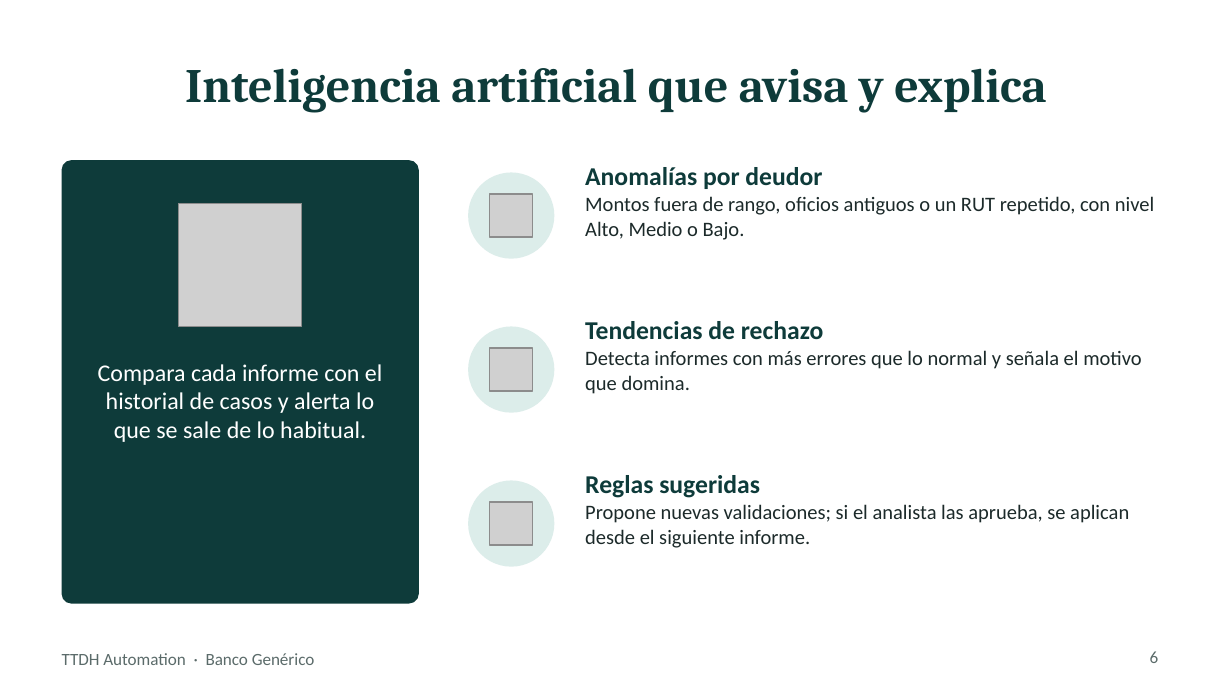
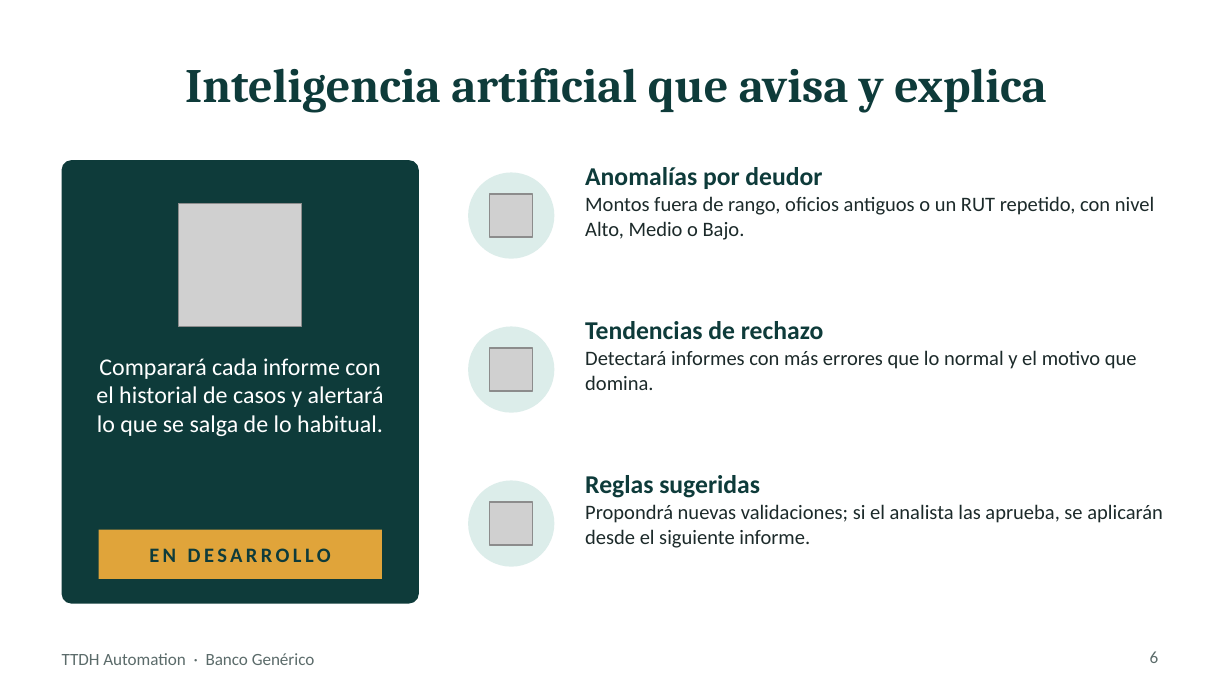
Before and after one commit to JS-Ranker/CAPSTONE, a slide deck: slide 6 of Fase 2/Evidencias Proyecto/Presentación Proyecto.pptx. Drawn at 1232x693 pixels with LibreOffice and Linux fonts; fonts in the diff are those of the drawing; grey boxes stand for pictures. Boxes give left, top, right and bottom in pixels: in the first picture for what was removed or moved away, otherwise in the second. Text is boxed around its words. In the diff, an @@ line names an element or a change of style, - is before the commit and + after.

```diff
--- a/Fase 2/Evidencias Proyecto/Presentación Proyecto.pptx
+++ b/Fase 2/Evidencias Proyecto/Presentación Proyecto.pptx
@@ text at [96, 358, 384, 436]: text changed @@
-Compara cada informe con el historial de casos y alerta lo que se sale de lo habitual.
+Comparará cada informe con el historial de casos y alertará lo que se salga de lo habitual.
@@ text at [585, 350, 1137, 390]: text changed @@
-Detecta informes con más errores que lo normal y señala el motivo que domina.
+Detectará informes con más errores que lo normal y el motivo que domina.
@@ text at [585, 504, 1163, 548]: text changed @@
-Propone nuevas validaciones; si el analista las aprueba, se aplican desde el siguiente informe.
+Propondrá nuevas validaciones; si el analista las aprueba, se aplicarán desde el siguiente informe.
@@ rectangle added at [99, 530, 382, 579], fill #E0A43A, 12 pt, text #0E3B3A, bold @@
+EN DESARROLLO
```
Also in this commit, not shown: 2 other slides changed.
